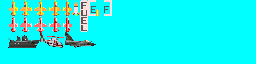
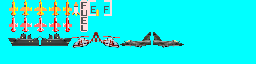
The second 256×64 image is a revision of the first. Changes to its layers:
painted on "Foreground" over [8, 32, 184, 48]
